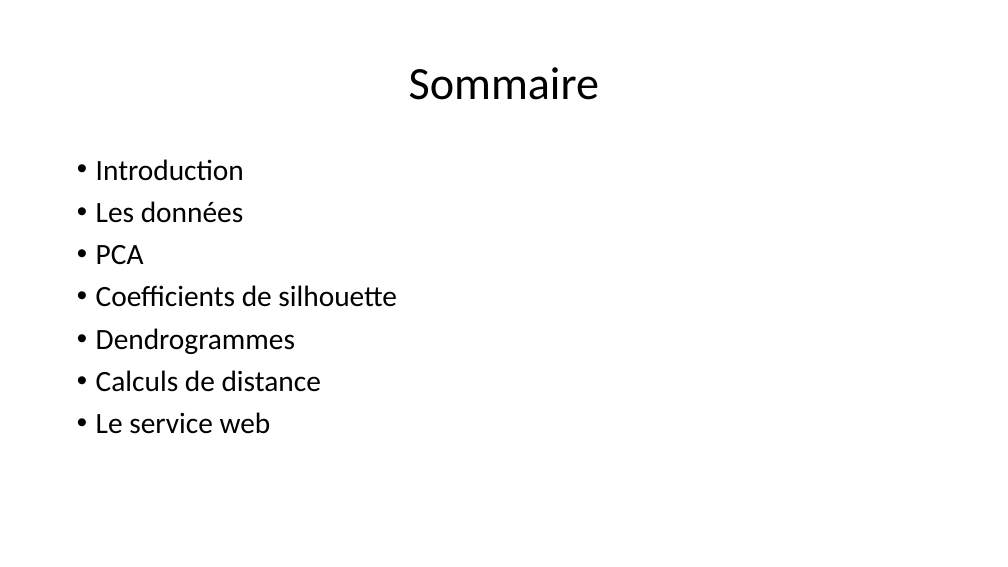
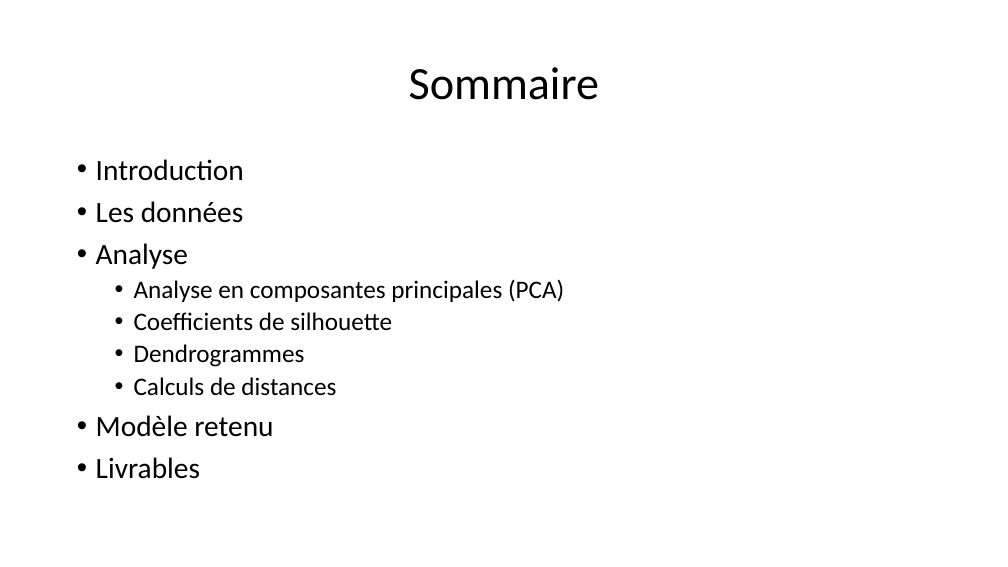
Before and after one commit to morganscao/Projet3, a slide deck: slide 2 of Rapport/Moteur de recommandations de films.pptx. Drawn at 1008x567 pixels with LibreOffice and Linux fonts; fonts in the diff are those of the drawing. Boxes give left, top, right and bottom in pixels: in the first picture for what was removed or moved away, otherwise in the second. Text is boxed around its words. In the diff, an @@ line names an element or a change of style, - is before the commit and + after.

```diff
--- a/Rapport/Moteur de recommandations de films.pptx
+++ b/Rapport/Moteur de recommandations de films.pptx
@@ text at [96, 243, 564, 302]: text changed; size 28 to 24 pt @@
-• PCA
+• Analyse
+  • Analyse en composantes principales (PCA)
@@ text at [134, 312, 392, 367]: size 28 to 24 pt in "Coefficients de silhouette", "Dendrogrammes"; list level 1 to 2 in "Coefficients de silhouette"; list level 1 to 2 in "Dendrogrammes" @@
@@ text at [96, 377, 336, 479]: text changed @@
-• Calculs de distance
-• Le service web
+  • Calculs de distances
+• Modèle retenu
+• Livrables
```
Also in this commit, not shown: 9 other slides changed, 2 slides added, 5 slides removed.
